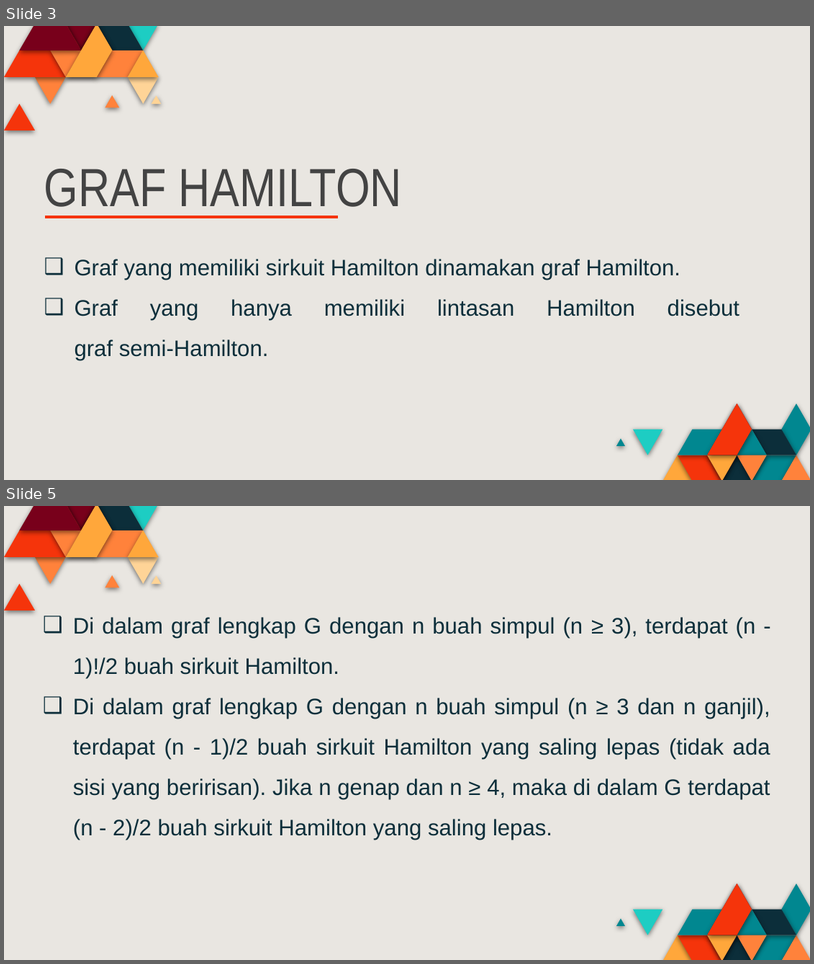
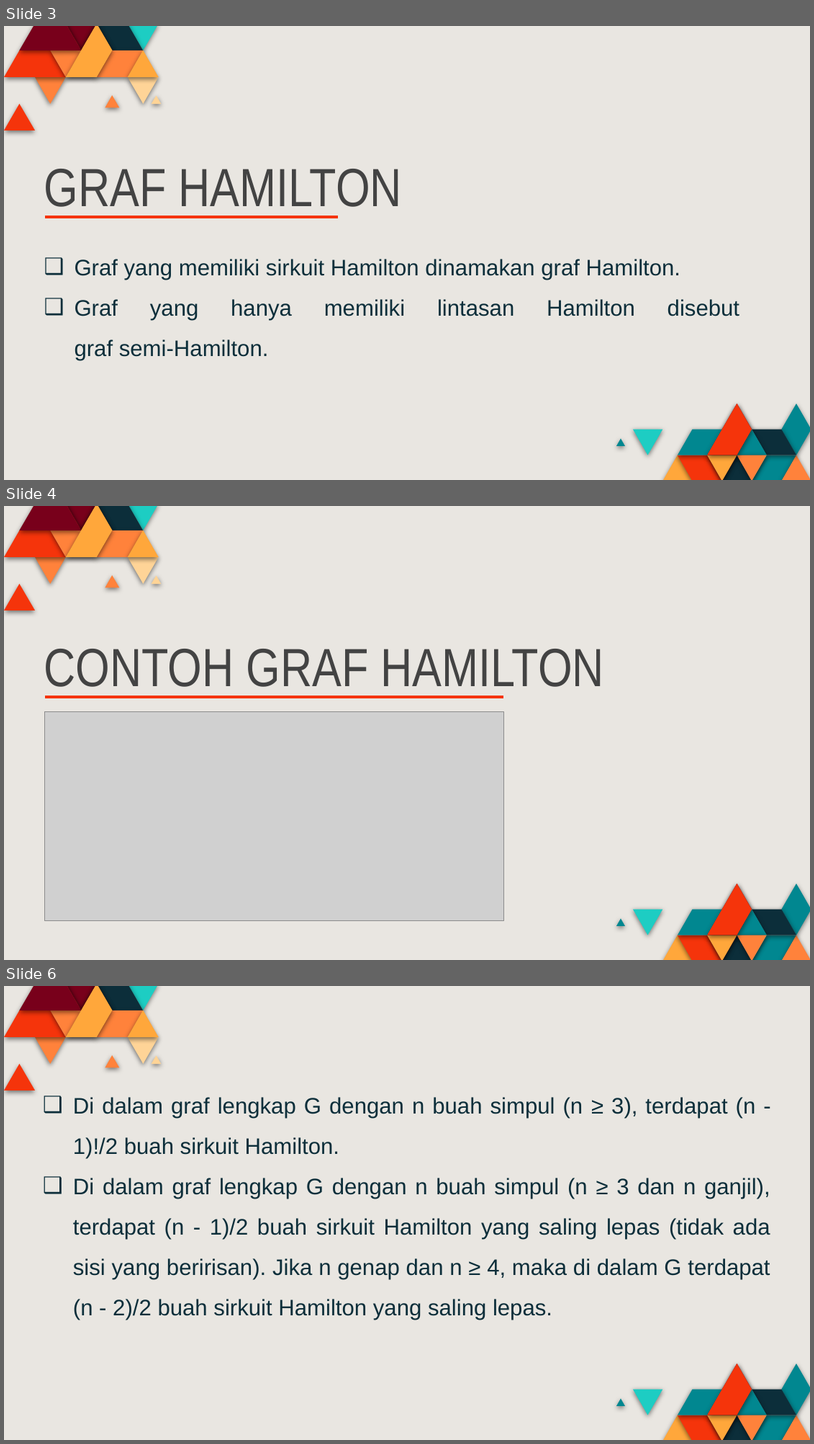
Before and after one commit to hako-975/UNPAM-File, a slide deck: semester 3/Graph Terapan/GRAPH TERAPAN - Kelompok 8 - Modul 8.pptx. Shown one above the other, each under a label of ours: slides 3 and 5 before the commit, slides 3, 4 and 6 after it; the slides between them are not shown. The pictures are 814x964 and 814x1444 pixels, drawn with LibreOffice and Linux fonts; fonts in the diff are those of the drawing; grey boxes stand for pictures. Boxes give left, top, right and bottom in pixels: in the first picture for what was removed or moved away, otherwise in the second. Text is boxed around its words. In the diff, an @@ line names an element or a change of style, - is before the commit and + after.

```diff
--- a/semester 3/Graph Terapan/GRAPH TERAPAN - Kelompok 8 - Modul 8.pptx
+++ b/semester 3/Graph Terapan/GRAPH TERAPAN - Kelompok 8 - Modul 8.pptx
@@ slide 4 added at [4, 506, 810, 960], background #E9E6E1; not listed: 38 template elements that a slide beside it also shows @@
@@ title added at [44, 649, 604, 696], 48 pt, text #434343 @@
+CONTOH GRAF HAMILTON
@@ line added from (45, 697) to (504, 697), #F5340B 2.25 pt @@
@@ picture added at [45, 712, 505, 921] @@
@@ what was slide 5 is now slide 6 @@
```
Also in this commit, not shown: 2 slides changed, 15 other files.
